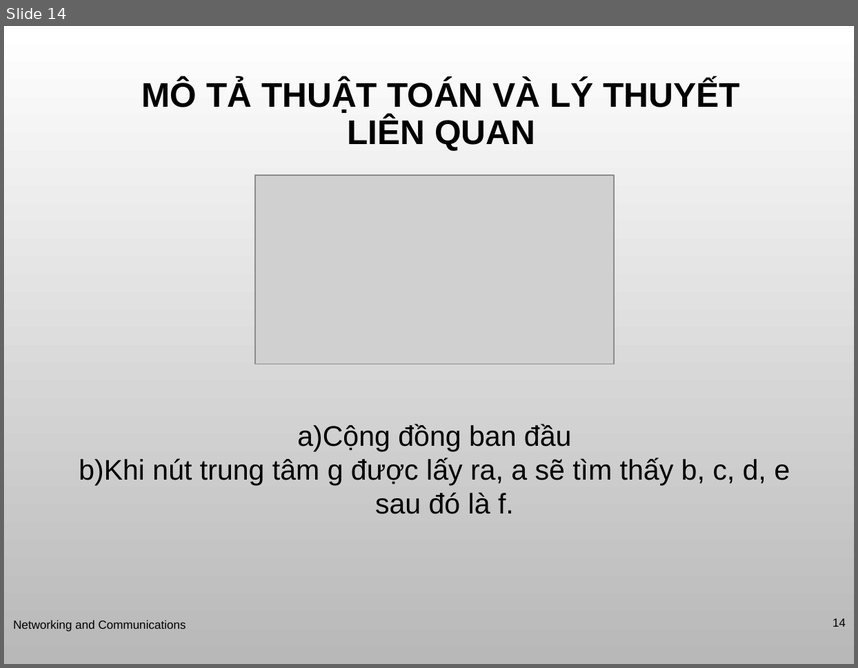
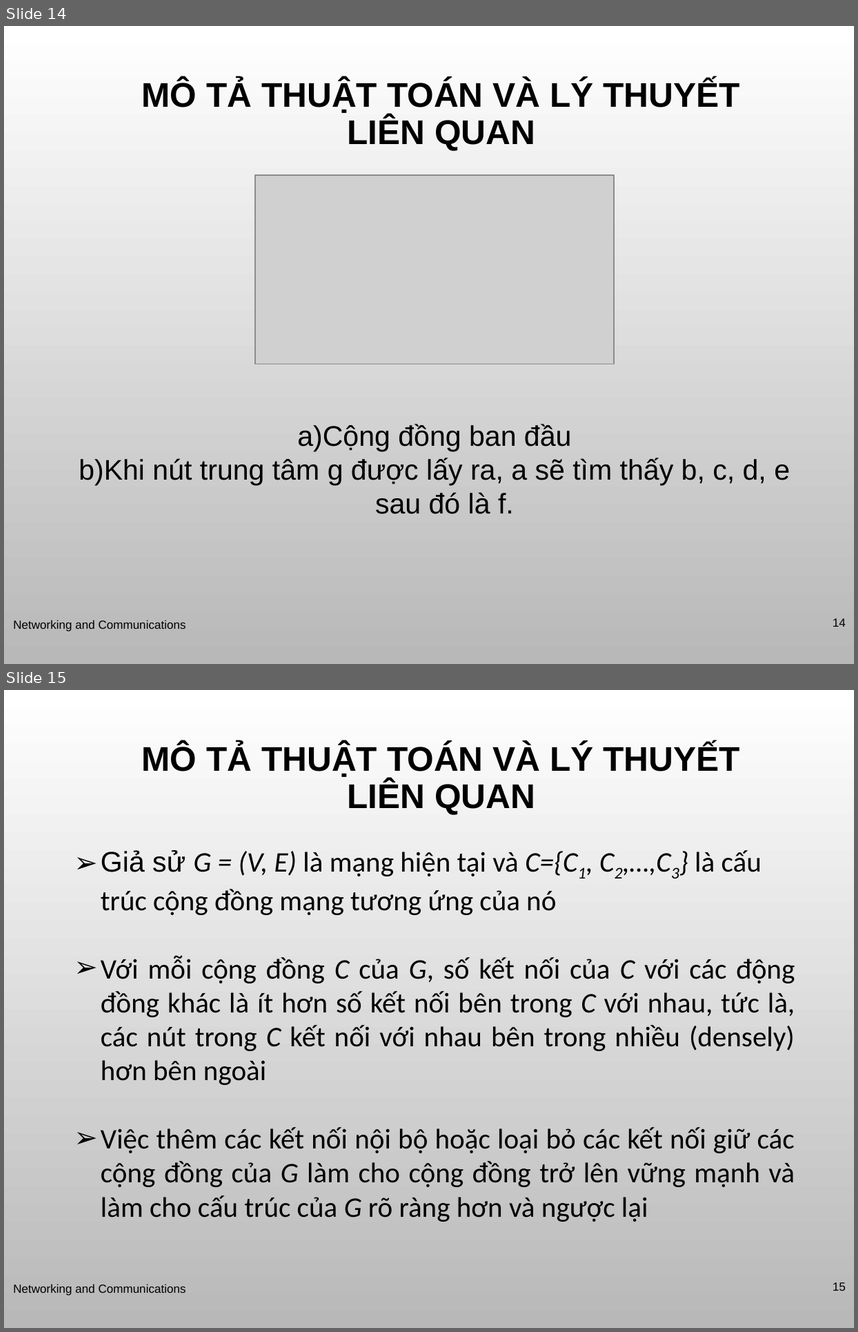
Before and after one commit to tunghd55/KLTN, a slide deck: Adaptive Algorithms for Detecting Community Structure in Dynamic.ppt. Shown one above the other, each under a label of ours: slide 14 before the commit, slides 14 and 15 after it. The pictures are 858x668 and 858x1332 pixels, drawn with LibreOffice and Linux fonts; fonts in the diff are those of the drawing; grey boxes stand for pictures; background and template pictures are left out. Boxes give left, top, right and bottom in pixels: in the first picture for what was removed or moved away, otherwise in the second. Text is boxed around its words. In the diff, an @@ line names an element or a change of style, - is before the commit and + after.

```diff
--- a/Adaptive Algorithms for Detecting Community Structure in Dynamic.ppt
+++ b/Adaptive Algorithms for Detecting Community Structure in Dynamic.ppt
@@ slide 15 added at (4,690,854,1328), background picture (left out) @@
@@ title added at (142,744,740,815), 29 pt, text #000000, bold @@
+MÔ TẢ THUẬT TOÁN VÀ LÝ THUYẾT LIÊN QUAN
@@ text added at (101,850,795,1221), 24 pt, text #000000 @@
+➢ Giả sử G = (V, E) là mạng hiện tại và C={C1, C2,…,C3} là cấu trúc cộng đồng mạng tương ứng của nó
+➢ Với mỗi cộng đồng C của G, số kết nối của C với các động đồng khác là ít hơn số kết nối bên trong C với nhau, tức là, các nút trong C kết nối với nhau bên trong nhiều (densely) hơn bên ngoài
+➢ Việc thêm các kết nối nội bộ hoặc loại bỏ các kết nối giữ các cộng đồng của G làm cho cộng đồng trở lên vững mạnh và làm cho cấu trúc của G rõ ràng hơn và ngược lại
@@ text added at (13,1283,186,1295), 10 pt, text #000000 @@
+Networking and Communications
@@ page number added at (833,1282,846,1290), 10 pt, text #000000 @@
+15
```
Also in this commit, not shown: 1 slide changed, 13 other slides added, 6 other files.
